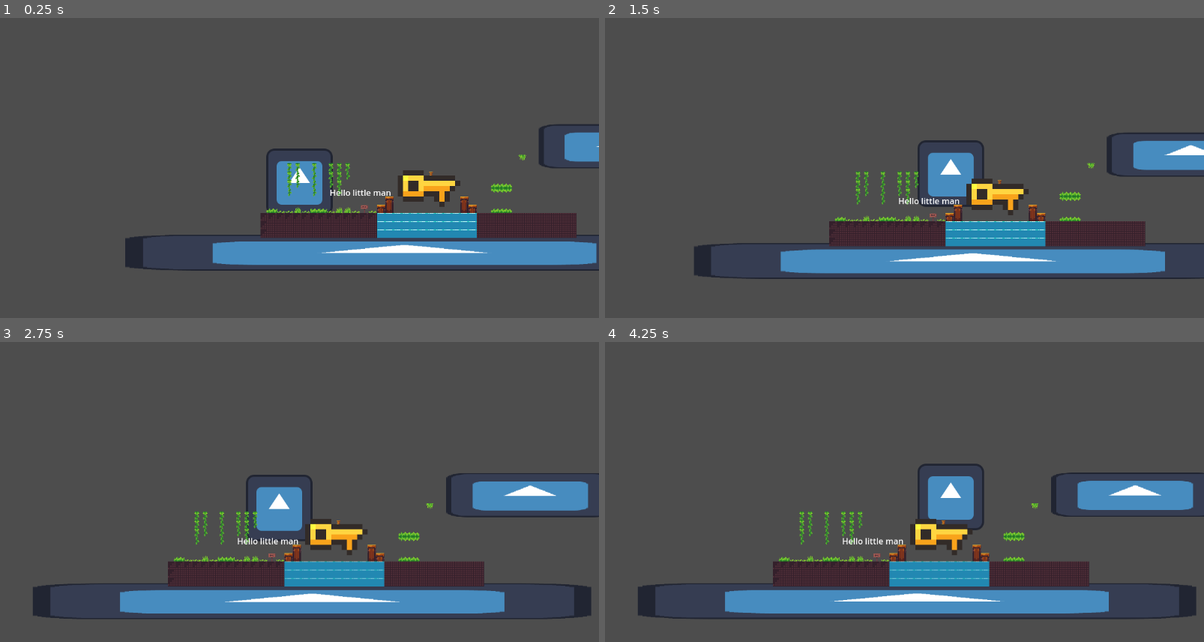
Above: before the commit, frames 1-4 (two rows, left to right).
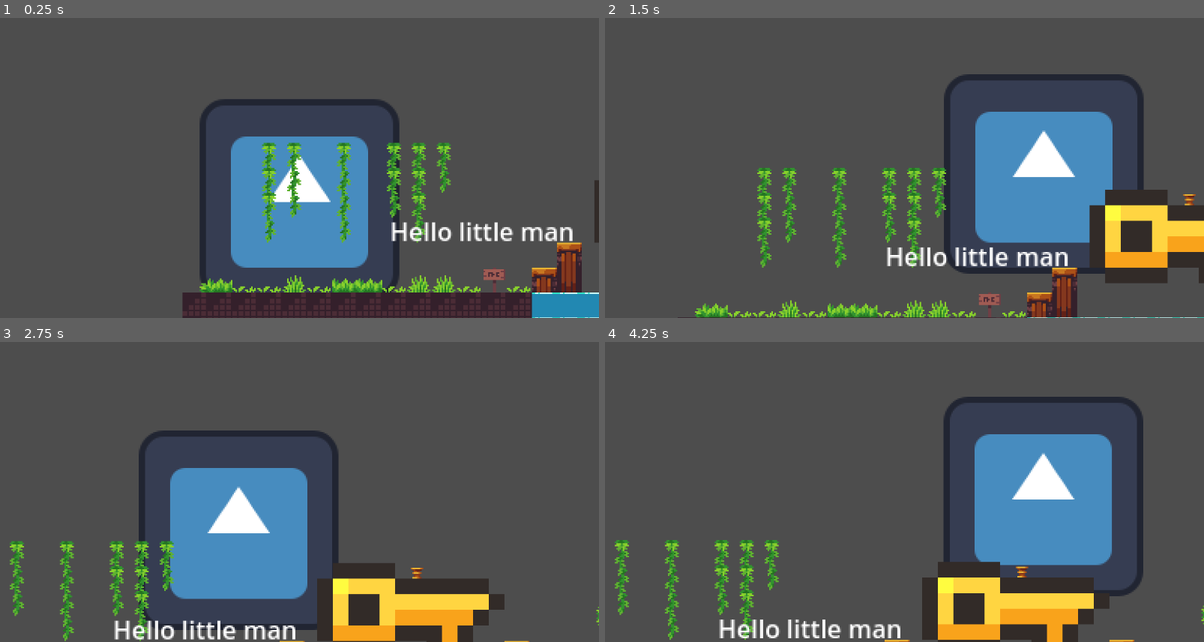
Above: after the commit, the same moments.

Repository: The-E21/TempleExploreDurhack24
Game: Godot game, scene res://Scenes/temple_scene.tscn
Two runs of this game, one before a commit and one after it. Both use one fixed random seed, a clock stepped at 60 frames per second and the inputs below. The engine's default icon, where the game draws it, is replaced by a stand-in: a white triangle on a blue panel in a dark square.
Inputs:
- Up to frame 1 (0.25 s): no input
- Up to frame 2 (1.5 s): hold Right (ui_right) from 0.53 s (still down); tap Space (jump) at 0.77 s
- Up to frame 3 (2.75 s): tap Space (jump) at 1.52 s; release Right (ui_right) at 2.03 s; hold Left (ui_left) from 2.03 s (still down)
- Up to frame 4 (4.25 s): release Left (ui_left) at 2.78 s; hold Right (ui_right) from 2.78 s (still down); tap Space (jump) at 3.02, 3.77 s

The runs differ from the first frame. In frame 1, 27% of the frame differs, in the area x 20-100%, y 27-100%; in frame 2, 30%; in frame 3, 26%; in frame 4, 30%, in the area x 1-100%, y 18-100%.

Commit message:
zoomed in the camera for the tiny man

Diff:
--- a/Scenes/temple_scene.tscn
+++ b/Scenes/temple_scene.tscn
@@ -215,7 +215,8 @@
 position = Vector2(367, 466)
 
 [node name="Camera2D" type="Camera2D" parent="Player"]
-offset = Vector2(0, -60)
+offset = Vector2(0, -30)
+zoom = Vector2(3, 3)
 position_smoothing_enabled = true
 position_smoothing_speed = 1.0
 rotation_smoothing_enabled = true
